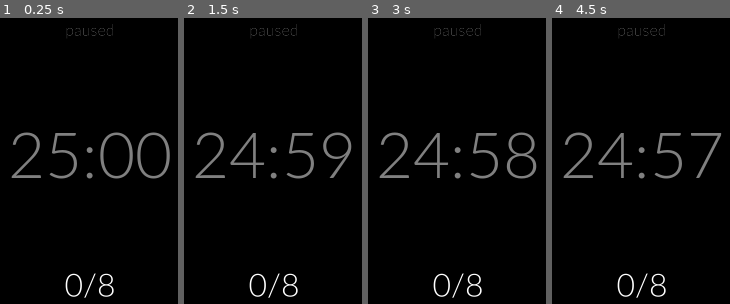
Above: before the commit, frames 1-4 (left to right).
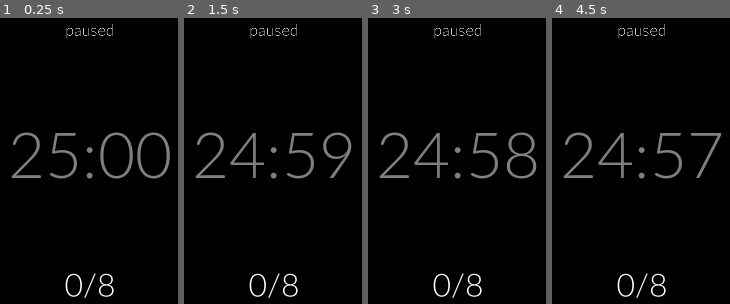
Above: after the commit, the same moments.

Repository: ObaniGemini/MementoTimer
Game: Godot game, scene res://main.tscn
Two runs of this game, one before a commit and one after it. Both use one fixed random seed, a clock stepped at 60 frames per second and the inputs below.
Inputs:
- Up to frame 1 (0.25 s): no input
- Up to frame 2 (1.5 s): tap Enter at 0.5 s; tap Delete at 0.6, 1.35 s; tap Space at 1.25 s
- Up to frame 3 (3 s): tap Enter at 2 s; tap Delete at 2.1, 2.85 s; tap Space at 2.75 s
- Up to frame 4 (4.5 s): tap Enter at 3.5 s; tap Delete at 3.6, 4.35 s

The runs differ from the first frame. In frame 1, 0.3% of the frame differs, in the area x 37-64%, y 2-8%; in frame 2, 0.3%; in frame 3, 0.3%; in frame 4, 0.3%.

Commit message:
change Inser for End key, make it possible to have no tasks on

Diff:
--- a/main.gd
+++ b/main.gd
@@ -42,7 +42,7 @@
 	FONT_SHADOW_OFFSET_Y: 1.0,
 
 	KEY_EXIT: KEY_ESCAPE,
-	KEY_MENU: KEY_INSERT,
+	KEY_MENU: KEY_END,
 	KEY_PAUSE: KEY_DELETE,
 	KEY_DECREMENT: KEY_KP_SUBTRACT,
 	KEY_INCREMENT: KEY_KP_ADD,
@@ -290,11 +290,14 @@
 
 var count := 0
 func update_count():
+	$Display/Count.visible = config[NUM_TASKS] > 0
 	$Display/Count.text = str(count) + "/" + str(config[NUM_TASKS])
 
 func add_count(i : int):
 	count = clampi(count + i, 0, config[NUM_TASKS])
 	$Display/ChangeTask.play()
+	$Display/Bounce.stop()
+	$Display/BounceCount.play("bounce_count")
 	update_count()
 
 
--- a/main.tscn
+++ b/main.tscn
@@ -33,9 +33,67 @@
 "values": [Vector2(-64, -64), Vector2(0, 0)]
 }
 
+[sub_resource type="Animation" id="Animation_psr71"]
+resource_name = "bounce_count"
+length = 0.25
+step = 0.25
+tracks/0/type = "value"
+tracks/0/imported = false
+tracks/0/enabled = true
+tracks/0/path = NodePath("Count:position")
+tracks/0/interp = 1
+tracks/0/loop_wrap = true
+tracks/0/keys = {
+"times": PackedFloat32Array(0, 0.25),
+"transitions": PackedFloat32Array(0.5, 1),
+"update": 0,
+"values": [Vector2(-128, 192), Vector2(0, 256)]
+}
+tracks/1/type = "value"
+tracks/1/imported = false
+tracks/1/enabled = true
+tracks/1/path = NodePath("Count:scale")
+tracks/1/interp = 1
+tracks/1/loop_wrap = true
+tracks/1/keys = {
+"times": PackedFloat32Array(0, 0.25),
+"transitions": PackedFloat32Array(0.5, 1),
+"update": 0,
+"values": [Vector2(0.75, 0.75), Vector2(0.5, 0.5)]
+}
+
+[sub_resource type="Animation" id="Animation_u31u8"]
+length = 0.001
+tracks/0/type = "value"
+tracks/0/imported = false
+tracks/0/enabled = true
+tracks/0/path = NodePath("Count:position")
+tracks/0/interp = 1
+tracks/0/loop_wrap = true
+tracks/0/keys = {
+"times": PackedFloat32Array(0),
+"transitions": PackedFloat32Array(1),
+"update": 0,
+"values": [Vector2(0, 256)]
+}
+tracks/1/type = "value"
+tracks/1/imported = false
+tracks/1/enabled = true
+tracks/1/path = NodePath("Count:scale")
+tracks/1/interp = 1
+tracks/1/loop_wrap = true
+tracks/1/keys = {
+"times": PackedFloat32Array(0),
+"transitions": PackedFloat32Array(1),
+"update": 0,
+"values": [Vector2(0.5, 0.5)]
+}
+
 [sub_resource type="AnimationLibrary" id="AnimationLibrary_pbbjj"]
 _data = {
-"bounce": SubResource("Animation_aiaqj")
+"RESET": SubResource("Animation_u31u8"),
+"bounce": SubResource("Animation_aiaqj"),
+"bounce_count": SubResource("Animation_psr71")
 }
 
 [sub_resource type="LabelSettings" id="LabelSettings_u2fpg"]
@@ -91,7 +149,7 @@
 vertical_alignment = 1
 
 [node name="Paused" type="Label" parent="Display"]
-modulate = Color(0.588235, 0.588235, 0.588235, 0.392157)
+modulate = Color(0.784314, 0.784314, 0.784314, 1)
 custom_minimum_size = Vector2(1024, 256)
 layout_mode = 0
 offset_right = 2048.0
@@ -107,6 +165,11 @@
 "": SubResource("AnimationLibrary_pbbjj")
 }
 
+[node name="BounceCount" type="AnimationPlayer" parent="Display"]
+libraries = {
+"": SubResource("AnimationLibrary_pbbjj")
+}
+
 [node name="TimeUp" type="AudioStreamPlayer" parent="Display"]
 
 [node name="ChangeTask" type="AudioStreamPlayer" parent="Display"]
@@ -114,6 +177,7 @@
 [node name="Pause" type="AudioStreamPlayer" parent="Display"]
 
 [node name="Menu" type="Control" parent="."]
+visible = false
 custom_minimum_size = Vector2(512, 512)
 anchors_preset = 0
 offset_right = 40.0
@@ -185,7 +249,6 @@
 layout_mode = 2
 size_flags_horizontal = 3
 size_flags_vertical = 1
-min_value = 1.0
 value = 1.0
 
 [node name="Seconds" type="CheckBox" parent="Menu/ScrollContainer/VBoxContainer/Time/VBoxContainer"]
Not shown, changed: export_presets.cfg
Not shown: 1 places in main.tscn that only renumber resources
